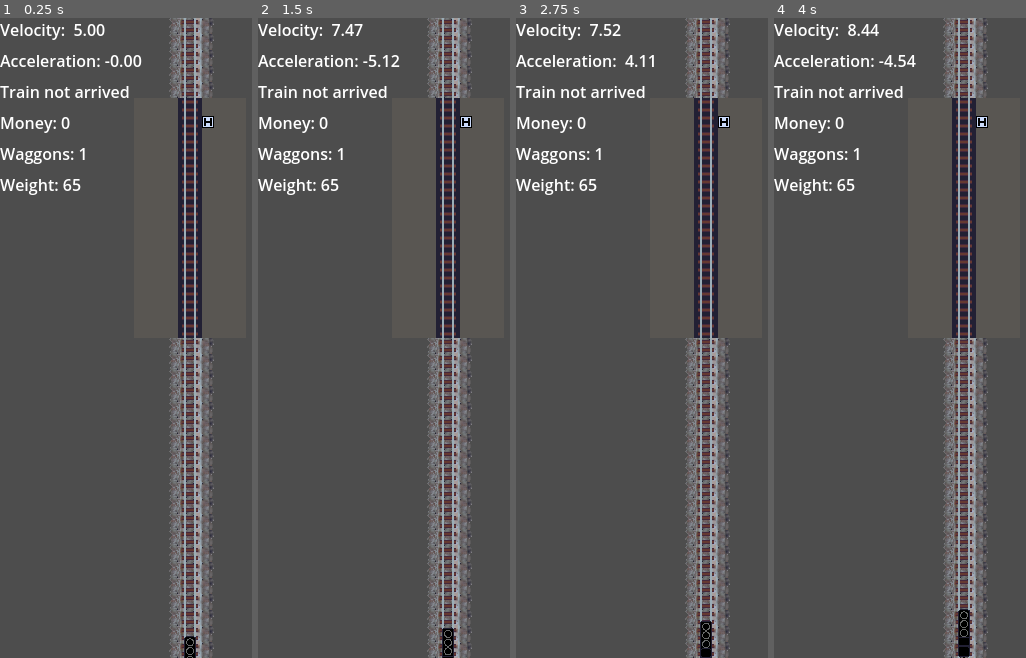
Above: before the commit, frames 1-4 (left to right).
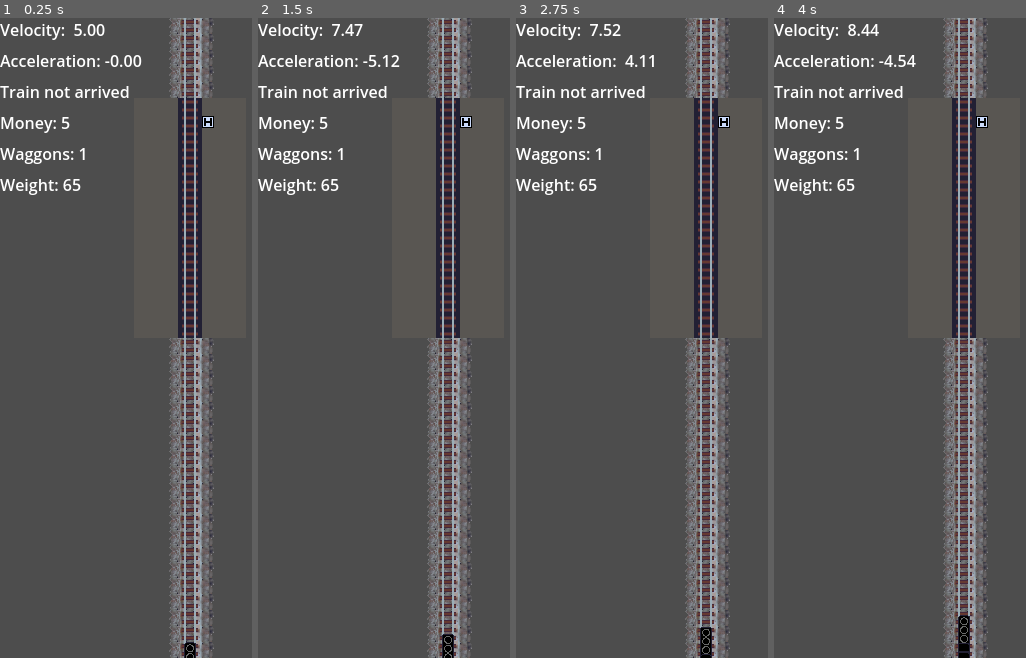
Above: after the commit, the same moments.

Repository: sthoni/gamejamaugust2024
Game: Godot game, scene res://game.tscn
The game is run twice, just before and just after one commit, with the same random seed, the same clock (stepped at 60 frames per second) and the same inputs. Before the commit the project starts from res://level/level.tscn.
Inputs:
- Up to frame 1 (0.25 s): no input
- Up to frame 2 (1.5 s): hold Up (accelerate) 0.53-1.28 s; hold Down (brake) from 1.28 s (still down)
- Up to frame 3 (2.75 s): release Down (brake) at 2.03 s; hold Up (accelerate) from 2.03 s (still down)
- Up to frame 4 (4 s): release Up (accelerate) at 3.53 s; hold Down (brake) from 3.53 s (still down)

The runs differ from the first frame. In frame 1, 0.1% of the frame differs, in the area x 24-78%, y 15-100%; in frame 2, 0.1%; in frame 3, 0.2%; in frame 4, 0.2%.

Commit message:
Unendliches Spiel möglich.

Diff:
--- /dev/null
+++ b/game.gd
@@ -0,0 +1,40 @@
+class_name Game extends Node
+
+@export var game_stats: GameStats : set = set_game_stats
+
+@onready var level: Level = $Level
+@onready var level_stats: LevelStats = preload("res://level/level_start.tres")
+
+func _ready() -> void:
+	game_stats.money = game_stats.start_money
+	level.level_stats = create_level_stats()
+	@warning_ignore("return_value_discarded")
+	Events.item_buy_button_pressed.connect(_on_item_buy_button_pressed)
+	@warning_ignore("return_value_discarded")
+	Events.station_freight_sold.connect(_on_station_freight_sold)
+	@warning_ignore("return_value_discarded")
+	Events.level_end_reached.connect(_on_level_end_reached)
+
+
+func set_game_stats(value: GameStats):
+	game_stats = value
+
+
+func _on_item_buy_button_pressed(item: Item) -> void:
+	if item.price <= game_stats.money:
+		game_stats.money -= item.price
+		@warning_ignore("return_value_discarded")
+		Events.emit_signal("item_bought", item)
+
+
+func _on_station_freight_sold(count: int) -> void:
+	game_stats.money += count
+
+
+func create_level_stats() -> LevelStats:
+	var new_level_stats: LevelStats = level_stats.create_instance()
+	return new_level_stats
+
+
+func _on_level_end_reached() -> void:
+	level.level_stats = level_stats.create_instance()
--- /dev/null
+++ b/game.tscn
@@ -0,0 +1,11 @@
+[gd_scene load_steps=4 format=3 uid="uid://djq6kvq6des23"]
+
+[ext_resource type="Script" path="res://game.gd" id="1_4fbc6"]
+[ext_resource type="PackedScene" uid="uid://5m2ar4vwdnpd" path="res://level/level.tscn" id="2_lsa33"]
+[ext_resource type="Resource" uid="uid://c8w436a63djfq" path="res://game_stats_start.tres" id="2_objxm"]
+
+[node name="Game" type="Node"]
+script = ExtResource("1_4fbc6")
+game_stats = ExtResource("2_objxm")
+
+[node name="Level" parent="." instance=ExtResource("2_lsa33")]
--- /dev/null
+++ b/game_stats.gd
@@ -0,0 +1,12 @@
+class_name GameStats extends Resource
+
+@export_group("Game Attributes")
+@export var train_stats: TrainStats
+@export var start_money: int
+
+var money: int : set = set_money
+var current_level: int
+
+func set_money(value: int):
+	money = value
+	Events.emit_signal("money_changed", money)
--- /dev/null
+++ b/game_stats_start.tres
@@ -0,0 +1,9 @@
+[gd_resource type="Resource" script_class="GameStats" load_steps=3 format=3 uid="uid://c8w436a63djfq"]
+
+[ext_resource type="Script" path="res://game_stats.gd" id="1_58pdo"]
+[ext_resource type="Resource" uid="uid://fdaqrpalijb6" path="res://train/train_start.tres" id="2_8p06v"]
+
+[resource]
+script = ExtResource("1_58pdo")
+train_stats = ExtResource("2_8p06v")
+start_money = 5
--- a/global/Events.gd
+++ b/global/Events.gd
@@ -1,5 +1,8 @@
 extends Node
 
+# Game Events
+@warning_ignore("unused_signal")
+signal money_changed(count: int)
 
 # Train Events
 @warning_ignore("unused_signal")
@@ -11,13 +14,15 @@
 @warning_ignore("unused_signal")
 signal weight_changed(weight: float)
 
+# Level Events
+@warning_ignore("unused_signal")
+signal level_end_reached()
+
 # Station Events
 @warning_ignore("unused_signal")
 signal station_status_changed(status: Station.TrainStatus)
-
-# Level Events
 @warning_ignore("unused_signal")
-signal money_changed(money: int)
+signal station_freight_sold(count: int)
 
 # Shop Events
 @warning_ignore("unused_signal")
--- /dev/null
+++ b/items/item_pool_start.tres
@@ -0,0 +1,11 @@
+[gd_resource type="Resource" script_class="ItemPool" load_steps=5 format=3 uid="uid://bg1b2bhwkhxun"]
+
+[ext_resource type="Script" path="res://items/item.gd" id="1_mdowx"]
+[ext_resource type="Resource" uid="uid://b2442h7xg6x62" path="res://items/freight_big_waggon.tres" id="2_alc1u"]
+[ext_resource type="Script" path="res://items/item_pool.gd" id="2_t1gks"]
+[ext_resource type="Resource" uid="uid://ctonnburlb4xx" path="res://items/freight_waggon.tres" id="3_3n0w6"]
+
+[resource]
+script = ExtResource("2_t1gks")
+id = "ItemPoolStart"
+items = Array[ExtResource("1_mdowx")]([ExtResource("2_alc1u"), ExtResource("3_3n0w6")])
--- a/level/level.gd
+++ b/level/level.gd
@@ -1,37 +1,41 @@
 class_name Level extends Node2D
 
-@onready var money: int: set = set_money
+@export var level_stats: LevelStats : set = set_level_stats
+
 @onready var train: Train = $Train
+@onready var station: Station = $Station
+@onready var shop: Shop = $Shop
 
 # Called when the node enters the scene tree for the first time.
 func _ready() -> void:
-	money = 0
-	@warning_ignore("return_value_discarded")
-	Events.emit_signal("money_changed", money)
+	set_level_stats(level_stats)
 	@warning_ignore("return_value_discarded")
 	Events.station_status_changed.connect(_on_station_station_status_changed)
-	@warning_ignore("return_value_discarded")
-	Events.item_buy_button_pressed.connect(_on_item_buy_button_pressed)
 
-
-func set_money(value: int) -> void:
-	money = value
-	@warning_ignore("return_value_discarded")
-	Events.emit_signal("money_changed", money)
+# ACHTUNG: Die Position des Trains im Level wird hier auch gesetzt
+func set_level_stats(value: LevelStats):
+	level_stats = value
+	if train:
+		train.train_stats = level_stats.train_stats
+		train.position.y = 650
+		station.station_stats = level_stats.station_stats
+		var shop_items: Array[Item] = level_stats.item_pool.get_two_unique_random_items()
+		shop.item_display1.item_displayed = shop_items[0]
+		shop.item_display2.item_displayed = shop_items[1]
 
 
 func _input(event: InputEvent) -> void:
 	if event.is_action_pressed("DEBUG_train_teleport"):
 		train.position.y = 200
 
+
 func _on_station_station_status_changed(status: Station.TrainStatus) -> void:
 	if status == Station.TrainStatus.STOPPED:
-		money += train.transport_amount
+		Events.emit_signal("station_freight_sold", train.transport_amount)
 		get_tree().paused = true
-		%Shop.show()
+		shop.show()
 
-func _on_item_buy_button_pressed(item: Item) -> void:
-	if item.price <= money:
-		money -= item.price
-		@warning_ignore("return_value_discarded")
-		Events.emit_signal("item_bought", item)
+
+func _on_level_end_body_entered(body: Node2D) -> void:
+	if body is Train:
+		Events.emit_signal("level_end_reached")
--- a/level/level.tscn
+++ b/level/level.tscn
@@ -1,14 +1,18 @@
-[gd_scene load_steps=7 format=3 uid="uid://5m2ar4vwdnpd"]
+[gd_scene load_steps=9 format=3 uid="uid://5m2ar4vwdnpd"]
 
 [ext_resource type="Script" path="res://level/level.gd" id="1_pg6m5"]
 [ext_resource type="PackedScene" uid="uid://cq0dan380xs2g" path="res://level/tracks.tscn" id="2_jnvge"]
 [ext_resource type="PackedScene" uid="uid://c3byp0uv73juy" path="res://train/train.tscn" id="2_kmlf3"]
+[ext_resource type="Resource" uid="uid://bbum0dx5joke6" path="res://level/level_start.tres" id="2_q5plq"]
 [ext_resource type="PackedScene" uid="uid://c3csdinu5agg4" path="res://station/station.tscn" id="3_7tcqk"]
 [ext_resource type="PackedScene" uid="uid://dh71w6aefqf38" path="res://ui/debug.tscn" id="4_s0jqg"]
 [ext_resource type="PackedScene" uid="uid://botpyjbja42c" path="res://ui/shop.tscn" id="9_0opmv"]
 
+[sub_resource type="RectangleShape2D" id="RectangleShape2D_v8f26"]
+
 [node name="Level" type="Node2D"]
 script = ExtResource("1_pg6m5")
+level_stats = ExtResource("2_q5plq")
 
 [node name="Debug" parent="." instance=ExtResource("4_s0jqg")]
 offset_right = 156.0
@@ -24,5 +28,12 @@
 position = Vector2(190, 140)
 
 [node name="Shop" parent="." instance=ExtResource("9_0opmv")]
-unique_name_in_owner = true
 visible = false
+
+[node name="LevelEnd" type="Area2D" parent="."]
+position = Vector2(190, -18)
+
+[node name="CollisionShape2D" type="CollisionShape2D" parent="LevelEnd"]
+shape = SubResource("RectangleShape2D_v8f26")
+
+[connection signal="body_entered" from="LevelEnd" to="." method="_on_level_end_body_entered"]
--- /dev/null
+++ b/level/level_start.tres
@@ -0,0 +1,12 @@
+[gd_resource type="Resource" script_class="LevelStats" load_steps=5 format=3 uid="uid://bbum0dx5joke6"]
+
+[ext_resource type="Resource" uid="uid://bg1b2bhwkhxun" path="res://items/item_pool_start.tres" id="1_m451t"]
+[ext_resource type="Script" path="res://level/level_stats.gd" id="1_mv6bu"]
+[ext_resource type="Resource" uid="uid://ujjiktacktrw" path="res://station/station_stats_start.tres" id="3_b4kye"]
+[ext_resource type="Resource" uid="uid://fdaqrpalijb6" path="res://train/train_start.tres" id="4_q3ugd"]
+
+[resource]
+script = ExtResource("1_mv6bu")
+station_stats = ExtResource("3_b4kye")
+train_stats = ExtResource("4_q3ugd")
+item_pool = ExtResource("1_m451t")
--- a/level/level_stats.gd
+++ b/level/level_stats.gd
@@ -7,3 +7,9 @@
 
 @export_group("Level Visuals")
 @export var background_texture: Texture
+
+# Braucht man das überhaupt?
+func create_instance() -> LevelStats:
+	var instance: LevelStats = self.duplicate()
+	instance.station_stats = station_stats.create_instance()
+	return instance
--- a/project.godot
+++ b/project.godot
@@ -11,7 +11,7 @@
 [application]
 
 config/name="GameJamAugust2024"
-run/main_scene="res://level/level.tscn"
+run/main_scene="res://game.tscn"
 config/features=PackedStringArray("4.3", "GL Compatibility")
 config/icon="res://icon.svg"
 
--- a/station/station_stats.gd
+++ b/station/station_stats.gd
@@ -1,7 +1,13 @@
 class_name StationStats extends Resource
 
 @export_group("Station Attributes")
-@export var id: String
 @export var y_position: int
 @export var platform_length: float
 @export var sprite: Texture
+
+
+func create_instance(difficulty: float = 1.0) -> StationStats:
+	var instance: StationStats = self.duplicate()
+	instance.y_position = 140 + randi_range(-20, 20)
+	instance.platform_length = 50 * (difficulty + 1.0)
+	return instance
--- a/train/train.gd
+++ b/train/train.gd
@@ -32,6 +32,7 @@
 	acc_power = 0.0
 	brake_power = 0.0
 	waggon_amount = 0
+	transport_amount = 0.0
 	if sprite:
 		sprite.texture = value.sprite
 	if get_tree():
--- a/ui/shop.gd
+++ b/ui/shop.gd
@@ -1,4 +1,4 @@
-extends Control
+class_name Shop extends Control
 
 @export var item_one: Item
 @export var item_two: Item
